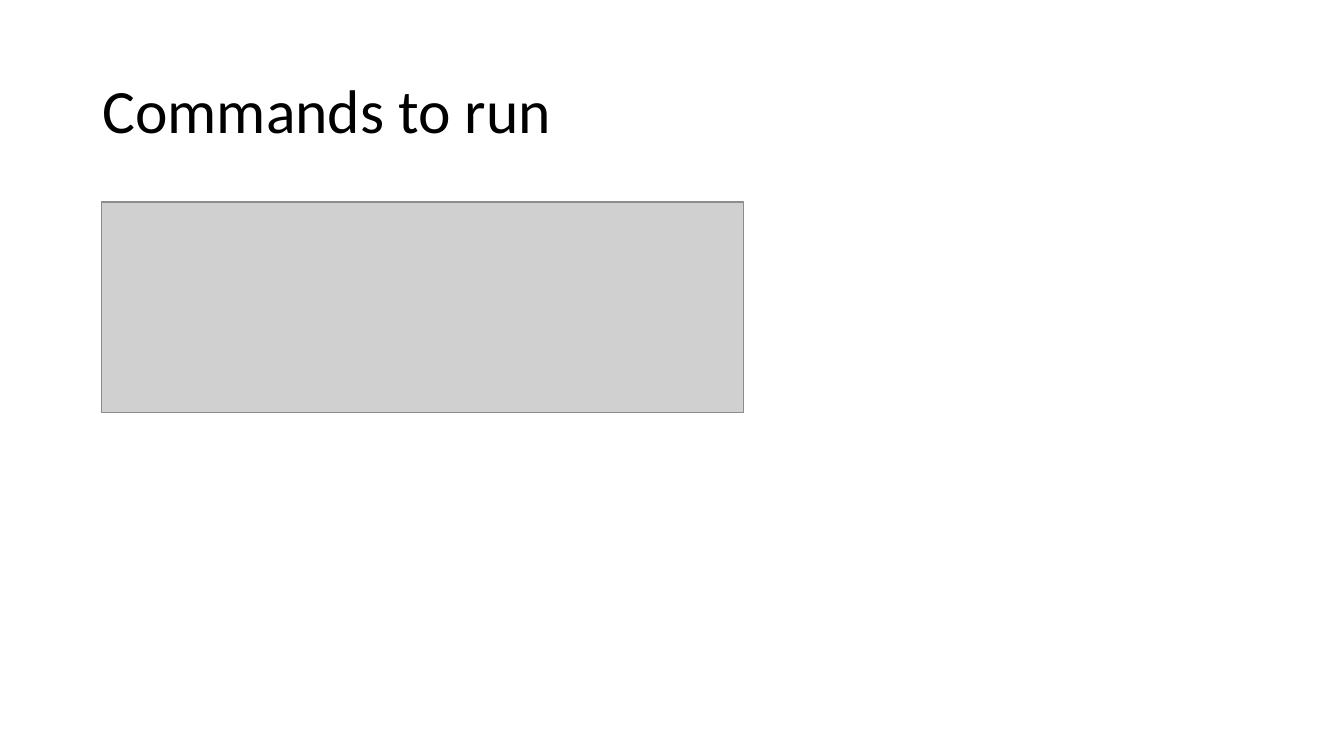
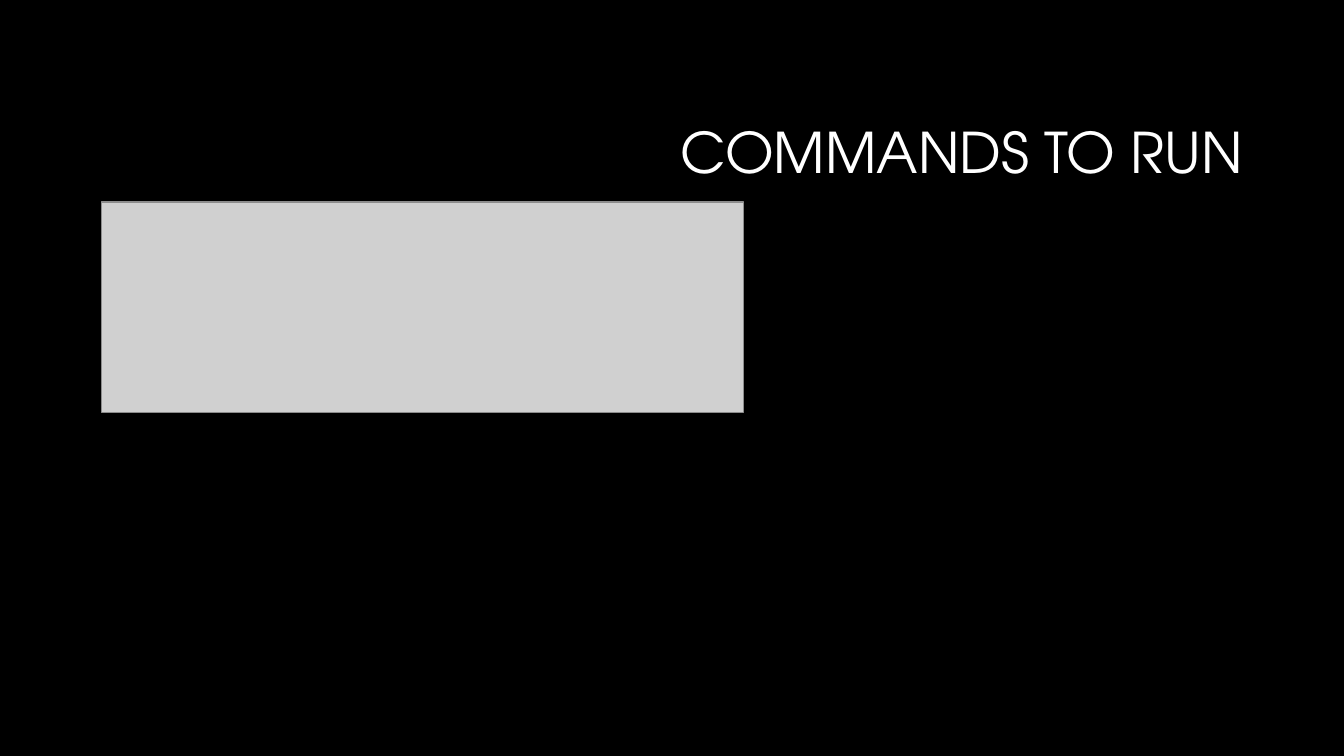
Before and after one commit to LuyangYin1/Python-for-everyone, a slide deck: slide 17 of Class-2/Class – 2.pptm. Drawn at 1344x756 pixels with LibreOffice and Linux fonts; fonts in the diff are those of the drawing; grey boxes stand for pictures; background and template pictures are left out. Boxes give left, top, right and bottom in pixels: in the first picture for what was removed or moved away, otherwise in the second. Text is boxed around its words. In the diff, an @@ line names an element or a change of style, - is before the commit and + after.

```diff
--- a/Class-2/Class – 2.pptm
+++ b/Class-2/Class – 2.pptm
@@ background #FFFFFF to #000000 @@
@@ title at [681, 131, 1243, 174]: text changed; size 44 to 40 pt; font Calibri to TeX Gyre Adventor; text colour #000000 to #FFFFFF @@
-Commands to run
+COMMANDS TO RUN
```
Also in this commit, not shown: 15 other slides changed, 1 slide added, 1 slide removed.
